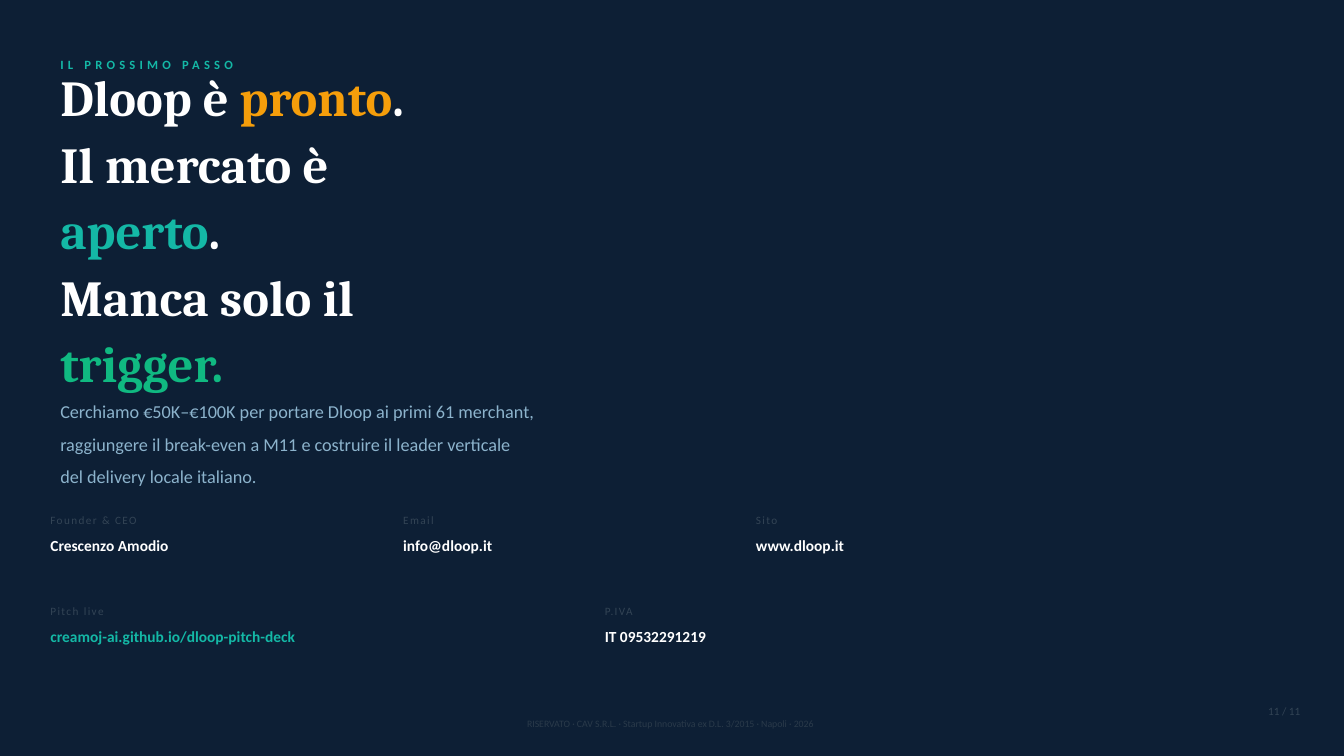
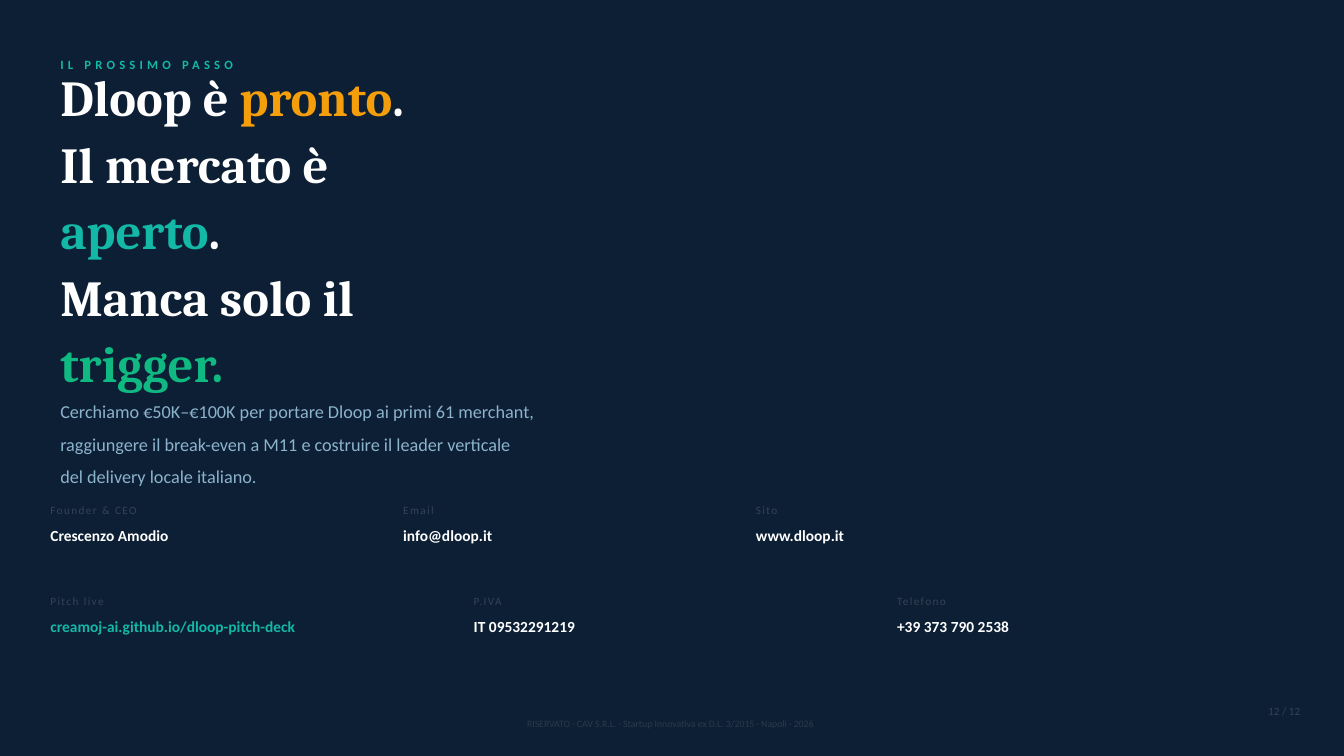
Before and after one commit to creamoj-ai/dloop-pitch-deck, a slide deck: slide 12 of 02-INVESTOR-PRESENTATIONS/DLOOP_Pitch_Deck_2026.pptx (slide 11 before the commit). Drawn at 1344x756 pixels with LibreOffice and Linux fonts; fonts in the diff are those of the drawing. Boxes give left, top, right and bottom in pixels: in the first picture for what was removed or moved away, otherwise in the second. Text is boxed around its words. In the diff, an @@ line names an element or a change of style, - is before the commit and + after.

```diff
--- a/02-INVESTOR-PRESENTATIONS/DLOOP_Pitch_Deck_2026.pptx
+++ b/02-INVESTOR-PRESENTATIONS/DLOOP_Pitch_Deck_2026.pptx
@@ text "P.IVA" moved from (x1=605, y1=600, x2=928, y2=622) to (x1=474, y1=590, x2=797, y2=612) @@
@@ text added at (x1=897, y1=590, x2=1220, y2=612), 8 pt, text #334455 @@
+Telefono
@@ 6 texts moved together from (x1=50, y1=514, x2=844, y2=645) to (x1=50, y1=504, x2=844, y2=635) @@
@@ text "IT 09532291219" moved from (x1=605, y1=632, x2=706, y2=642) to (x1=474, y1=622, x2=575, y2=632) @@
@@ text added at (x1=897, y1=621, x2=1009, y2=632), 11 pt, text #FFFFFF, bold @@
++39 373 790 2538
```
Also in this commit, not shown: 10 other slides changed, 1 slide added, 1 other file.
